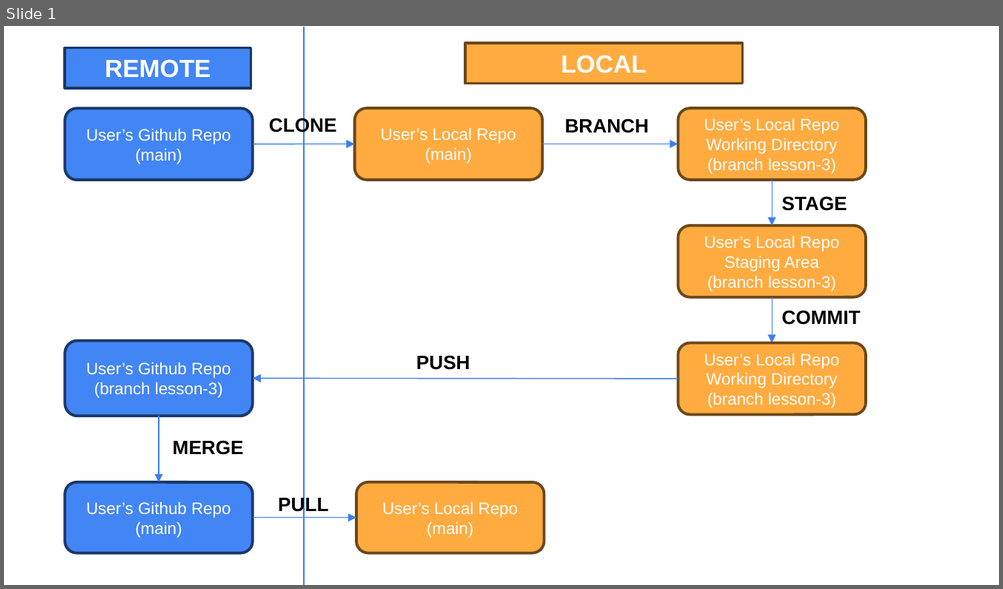
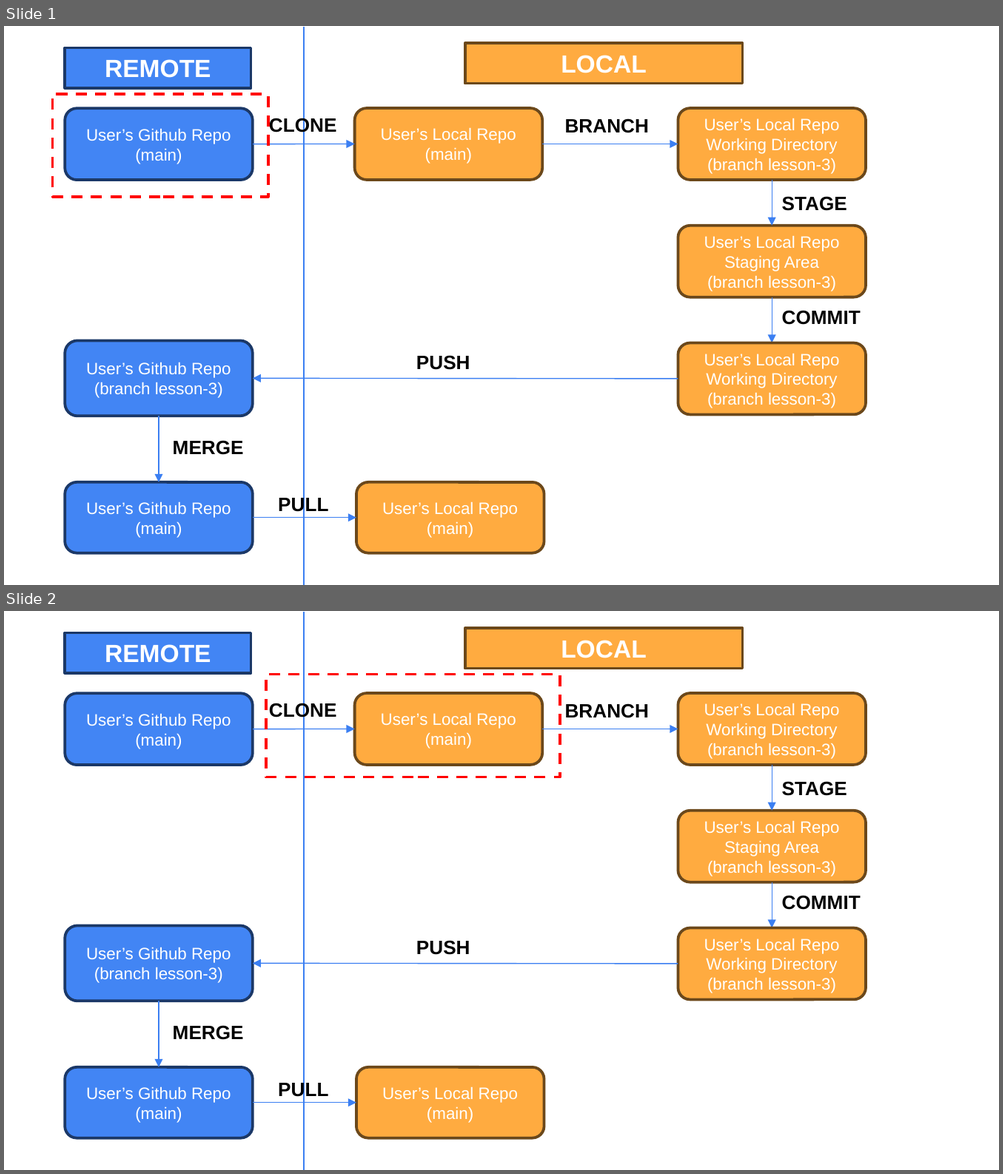
Before and after one commit to mannsn/intro-to-programming-2026, a slide deck: assets/GitFlow.pptx. Shown one above the other, each under a label of ours: slide 1 before the commit, slides 1 and 2 after it. The pictures are 1003x589 and 1003x1174 pixels, drawn with LibreOffice and Linux fonts; fonts in the diff are those of the drawing. Boxes give left, top, right and bottom in pixels: in the first picture for what was removed or moved away, otherwise in the second. Text is boxed around its words. In the diff, an @@ line names an element or a change of style, - is before the commit and + after.

```diff
--- a/assets/GitFlow.pptx
+++ b/assets/GitFlow.pptx
@@ slide 2 added at bbox=[4, 611, 999, 1170], background #FFFFFF @@
@@ line added from (304, 612) to (304, 1170), #3B7FF2 0.75 pt @@
@@ rectangle added at bbox=[464, 628, 742, 668], fill #FFAB40, outline #6B481B 2 pt, 18 pt, text #FFFFFF, bold @@
+LOCAL
@@ rectangle added at bbox=[65, 633, 250, 672], fill #4285F4, outline #1B3867 2 pt, 18 pt, text #FFFFFF, bold @@
+REMOTE
@@ rectangle added at bbox=[265, 675, 560, 777], outline #FF0000 2 pt dashed @@
@@ rounded rectangle added at bbox=[65, 694, 253, 765], fill #4285F4, outline #1B3867 2 pt, 12 pt, text #FFFFFF @@
+User’s Github Repo
+(main)
@@ rounded rectangle added at bbox=[354, 694, 542, 765], fill #FFAB40, outline #6B481B 2 pt, 12 pt, text #FFFFFF @@
+User’s Local Repo
+(main)
@@ rounded rectangle added at bbox=[677, 694, 865, 765], fill #FFAB40, outline #6B481B 2 pt, 12 pt, text #FFFFFF @@
+User’s Local Repo
+Working Directory
+(branch lesson-3)
@@ text added at bbox=[269, 701, 337, 721], 14 pt, text #000000, bold @@
+CLONE
@@ text added at bbox=[565, 703, 649, 718], 14 pt, text #000000, bold @@
+BRANCH
@@ arrow added from (253, 729) to (354, 729), #3B7FF2 0.75 pt @@
@@ arrow added from (542, 729) to (677, 729), #3B7FF2 0.75 pt @@
@@ arrow added from (772, 765) to (772, 811), #3B7FF2 0.75 pt @@
@@ text added at bbox=[782, 781, 847, 796], 14 pt, text #000000, bold @@
+STAGE
@@ rounded rectangle added at bbox=[677, 811, 865, 883], fill #FFAB40, outline #6B481B 2 pt, 12 pt, text #FFFFFF @@
+User’s Local Repo
+Staging Area
+(branch lesson-3)
@@ arrow added from (772, 883) to (772, 928), #3B7FF2 0.75 pt @@
@@ text added at bbox=[782, 895, 860, 910], 14 pt, text #000000, bold @@
+COMMIT
@@ rounded rectangle added at bbox=[65, 926, 253, 1002], fill #4285F4, outline #1B3867 2 pt, 12 pt, text #FFFFFF @@
+User’s Github Repo
+(branch lesson-3)
@@ text added at bbox=[416, 940, 470, 955], 14 pt, text #000000, bold @@
+PUSH
@@ rounded rectangle added at bbox=[677, 928, 865, 1000], fill #FFAB40, outline #6B481B 2 pt, 12 pt, text #FFFFFF @@
+User’s Local Repo
+Working Directory
+(branch lesson-3)
@@ arrow added from (677, 964) to (253, 963), #3B7FF2 0.75 pt @@
@@ arrow added from (159, 1001) to (159, 1068), #3B7FF2 0.75 pt @@
@@ text added at bbox=[173, 1025, 244, 1040], 14 pt, text #000000, bold @@
+MERGE
@@ rounded rectangle added at bbox=[65, 1068, 253, 1138], fill #4285F4, outline #1B3867 2 pt, 12 pt, text #FFFFFF @@
+User’s Github Repo
+(main)
@@ rounded rectangle added at bbox=[356, 1068, 544, 1138], fill #FFAB40, outline #6B481B 2 pt, 12 pt, text #FFFFFF @@
+User’s Local Repo
+(main)
@@ text added at bbox=[278, 1081, 328, 1101], 14 pt, text #000000, bold @@
+PULL
@@ arrow added from (253, 1103) to (356, 1103), #3B7FF2 0.75 pt @@
@@ slide 1 changed as well @@
@@ rectangle added at bbox=[53, 93, 269, 196], outline #FF0000 2 pt dashed @@
```
Also in this commit, not shown: 2 other slides added, 2 slides removed, 10 other files.
